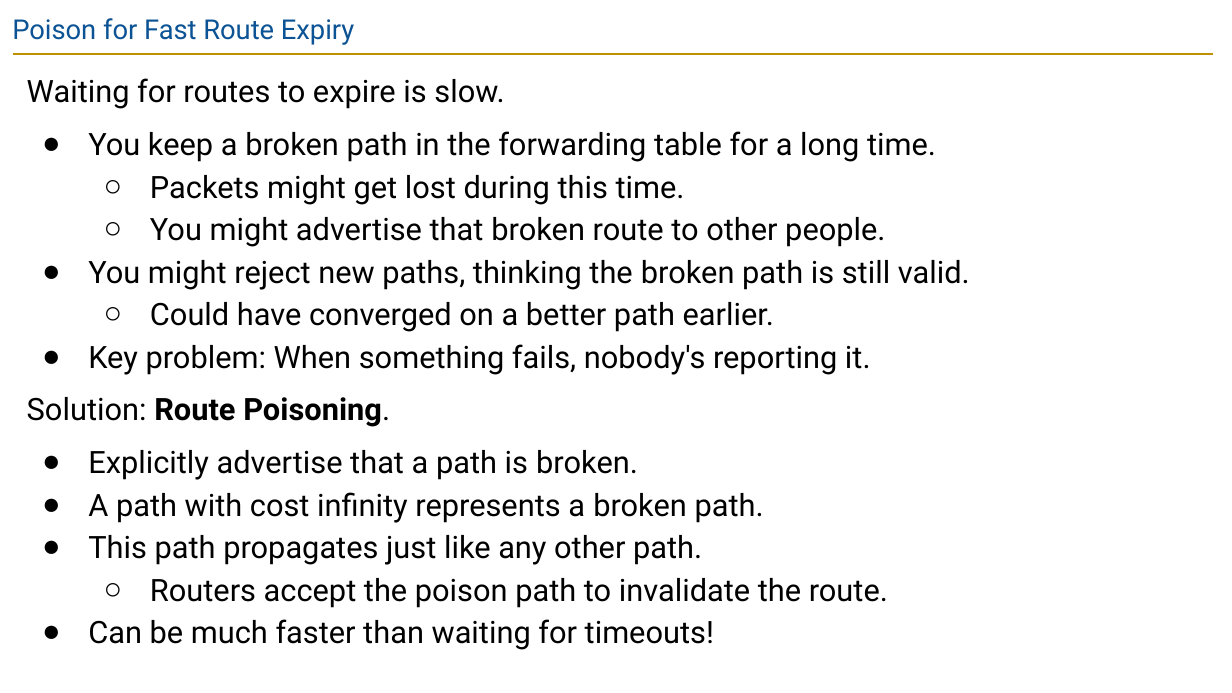
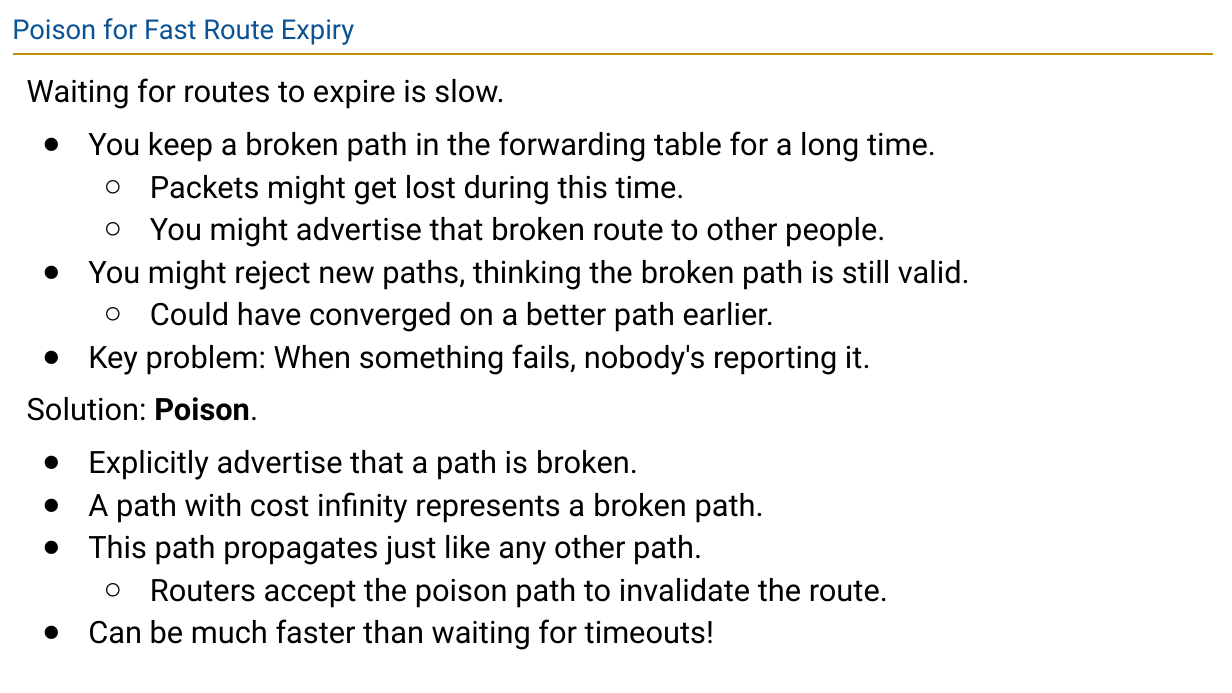
Before and after one commit to guhofstra/CSC175Sp26, a slide deck: slide 59 of PPTs/Lecture 5.2 - Distance-Vector.pptx. Drawn at 1232x693 pixels with LibreOffice and Linux fonts; fonts in the diff are those of the drawing. Boxes give left, top, right and bottom in pixels: in the first picture for what was removed or moved away, otherwise in the second. Text is boxed around its words. In the diff, an @@ line names an element or a change of style, - is before the commit and + after.

```diff
--- a/PPTs/Lecture 5.2 - Distance-Vector.pptx
+++ b/PPTs/Lecture 5.2 - Distance-Vector.pptx
@@ text at [27,397,258,421]: text changed; bold off @@
-Solution: Route Poisoning.
+Solution: Poison.
```
Also in this commit, not shown: 22 other slides changed, 2 other files.
